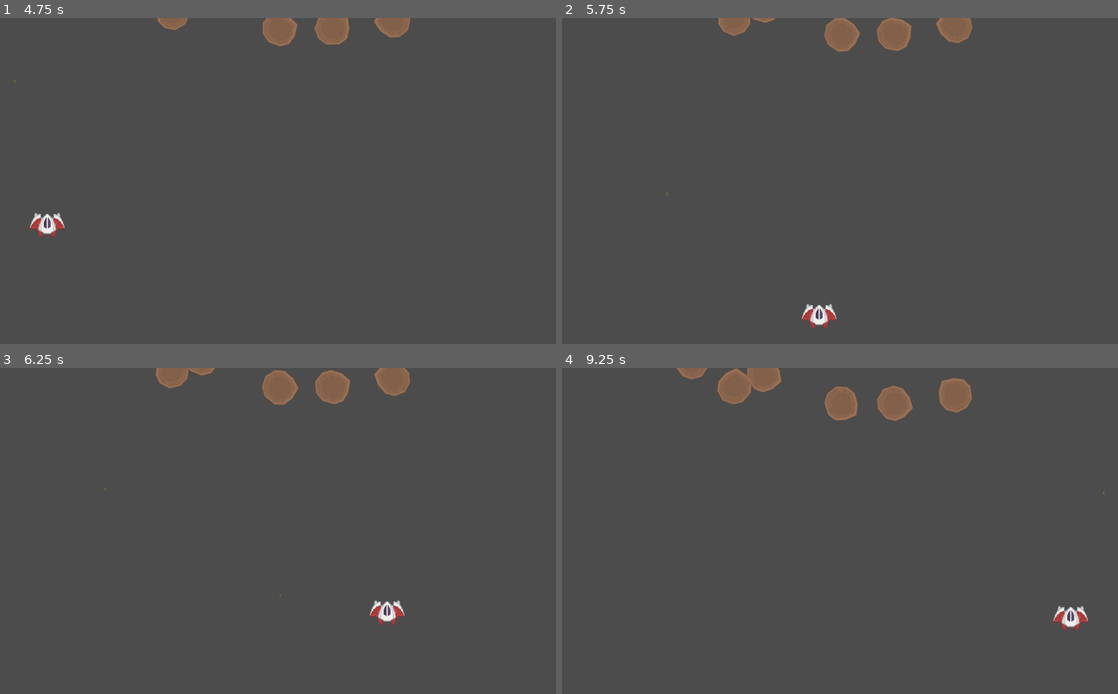
Above: before the commit, frames 1-4 (two rows, left to right).
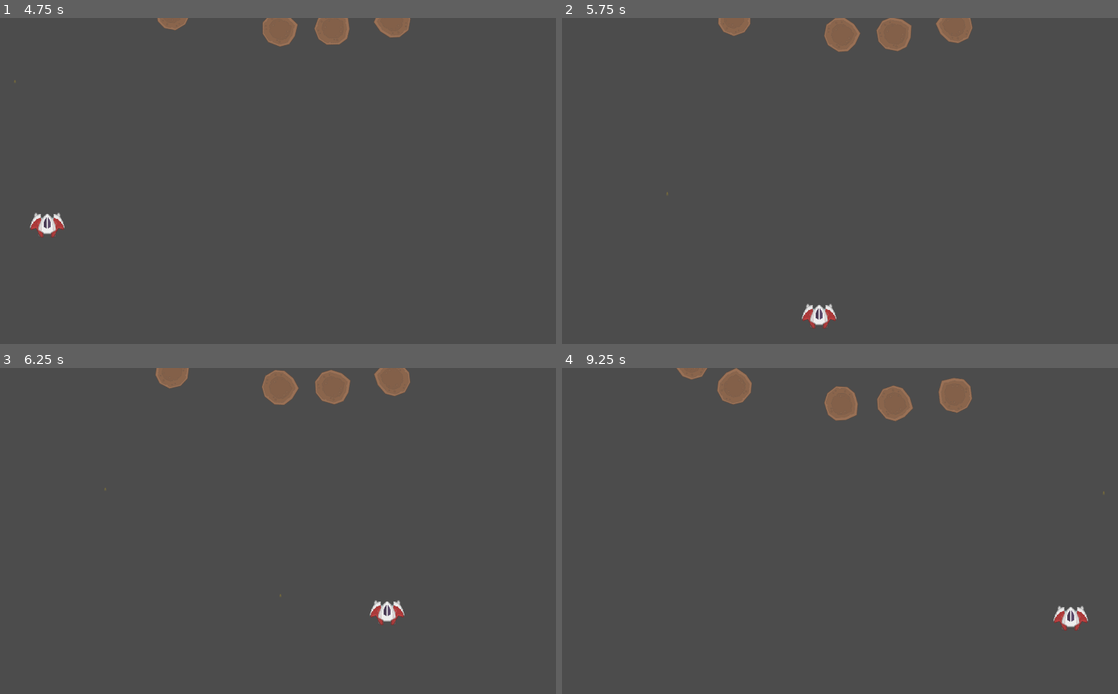
Above: after the commit, the same moments.

Repository: Kessinen/HCSSpace-Origins
Game: Godot game, scene res://Levels/Lvl1/Level1.tscn
Two runs of this game, one before a commit and one after it. Both use one fixed random seed, a clock stepped at 60 frames per second and the inputs below.
Inputs:
- Up to frame 1 (4.75 s): tap Enter at 0.5 s; hold Space (shoot) 0.53-1.28 s; hold W (move_up) 0.53-2.03 s; tap Space (shoot) at 1.35, 2.85, 3.5, 4.35 s; hold Space (shoot) 2.03-2.78 s; hold A (move_left) 2.03-3.53 s; hold S (move_down) 3.53-4.28 s; hold Space (shoot) 3.53-4.28 s; hold D (move_right) from 4.28 s (still down)
- Up to frame 2 (5.75 s): release D (move_right) at 5.03 s; hold W (move_up) from 5.03 s (still down); hold Space (shoot) from 5.03 s (still down)
- Up to frame 3 (6.25 s): release W (move_up) at 5.78 s; release Space (shoot) at 5.78 s; hold D (move_right) from 5.78 s (still down); tap Space (shoot) at 5.85 s
- Up to frame 4 (9.25 s): hold Space (shoot) 6.53-7.28 s; tap Space (shoot) at 7.35, 8.85 s; release D (move_right) at 8.03 s; hold S (move_down) 8.03-8.78 s; hold Space (shoot) 8.03-8.78 s; hold A (move_left) from 8.78 s (still down)

Frame 1 is identical in both runs. In frame 2, less than 0.1% of the frame differs, in the area x 34-39%, y 0-2%; in frame 3, less than 0.1%; in frame 4, 0.4%, in the area x 33-40%, y 0-8%.

Commit message:
ADD Enemy level variable

Diff:
--- a/src/Enemies/enemies.gd
+++ b/src/Enemies/enemies.gd
@@ -1,9 +1,12 @@
 extends KinematicBody2D
 
-export var HP : int = 10
+export var HPBase : int = 3
 export var Shields : int = 0
 export var Loot : int = 0
-export var Speed : int = 0
+export var Speed : int = 30
+export var enemyLevel : int = 1
+
+var HP = HPBase * enemyLevel
 
 func takeDamage(amount):
 	if amount > Shields:
